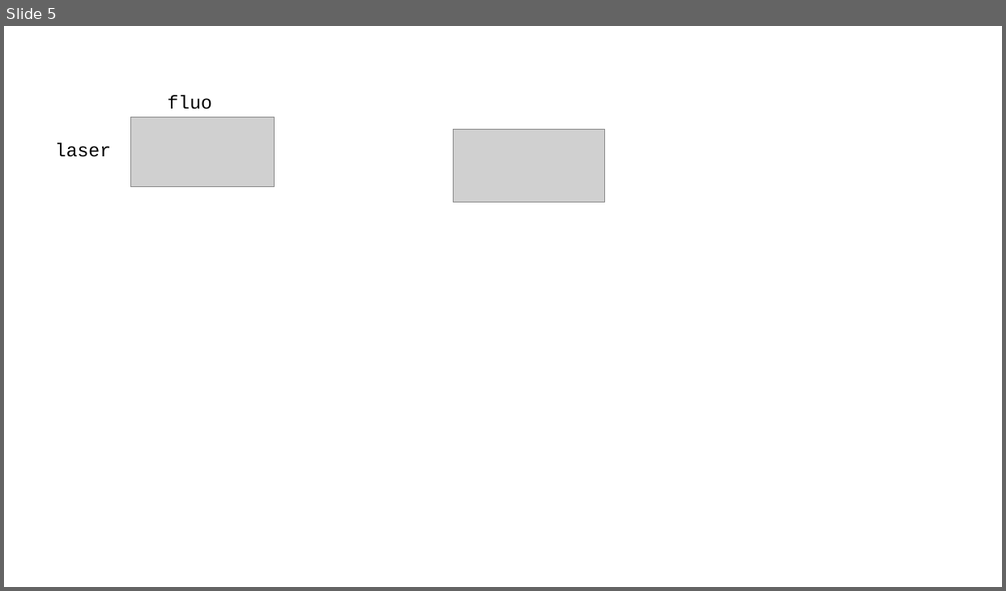
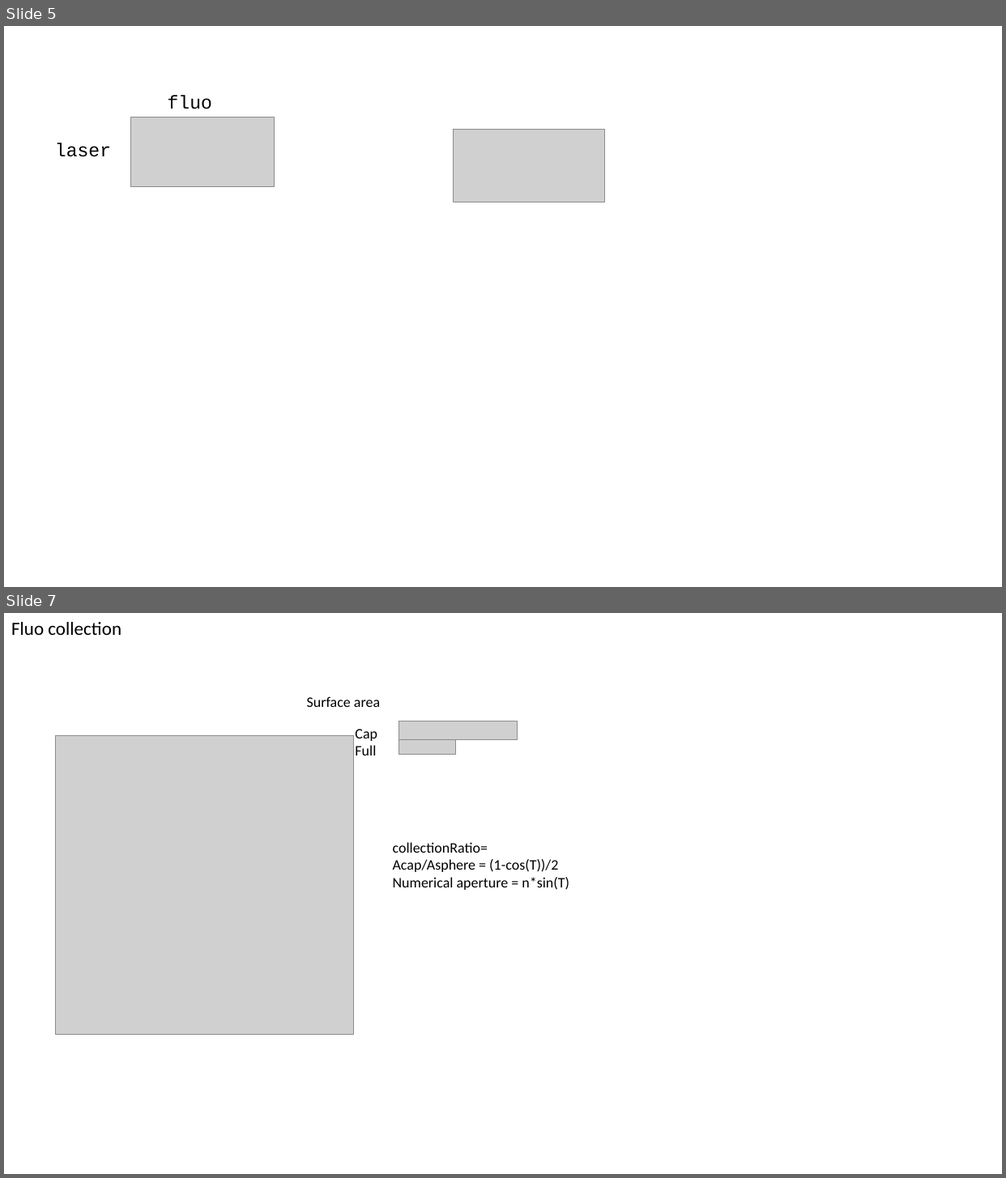
Before and after one commit to aakatay/TraCKer, a slide deck: code/TIRFcalibration/fluorescenceSpectra/doc/fluorescenceSpectraData.pptx. Shown one above the other, each under a label of ours: slide 5 before the commit, slides 5 and 7 after it; the slides between them are not shown. The pictures are 1006x591 and 1006x1178 pixels, drawn with LibreOffice and Linux fonts; fonts in the diff are those of the drawing; grey boxes stand for pictures. Boxes give left, top, right and bottom in pixels: in the first picture for what was removed or moved away, otherwise in the second. Text is boxed around its words. In the diff, an @@ line names an element or a change of style, - is before the commit and + after.

```diff
--- a/code/TIRFcalibration/fluorescenceSpectra/doc/fluorescenceSpectraData.pptx
+++ b/code/TIRFcalibration/fluorescenceSpectra/doc/fluorescenceSpectraData.pptx
@@ slide 7 added at (4,613,1002,1174), background #FFFFFF @@
@@ text added at (11,622,121,635), 18 pt, text #000000 @@
+Fluo collection
@@ group added at (307,696,517,756): 2 pictures, 2 texts @@
+Cap
+Full
+Surface area
@@ picture added at (56,736,354,1035) @@
@@ text added at (393,842,569,890), 14 pt, text #000000 @@
+collectionRatio=
+Acap/Asphere = (1-cos(T))/2
+Numerical aperture = n*sin(T)
```
Also in this commit, not shown: 2 other slides added, 5 other files.
